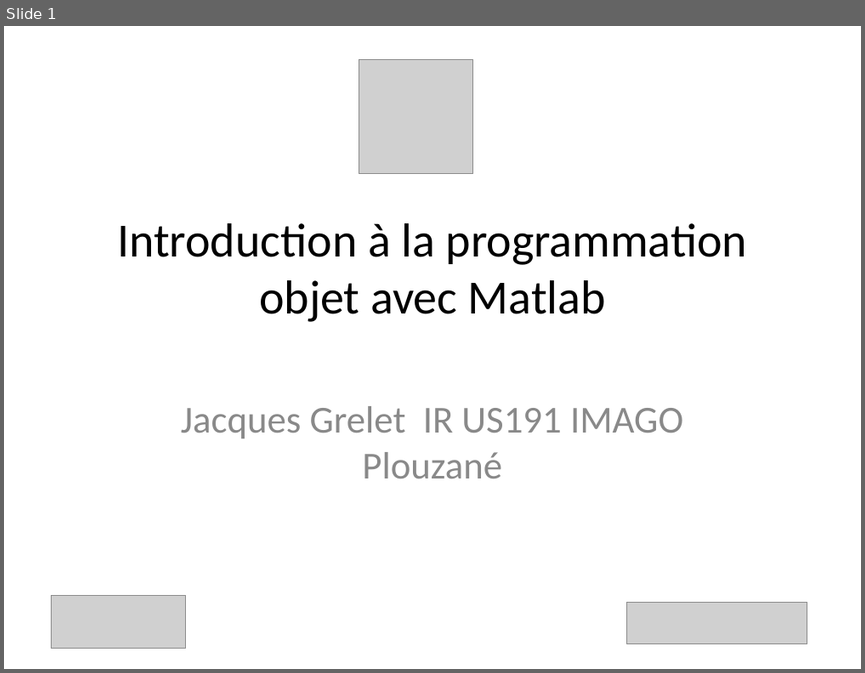
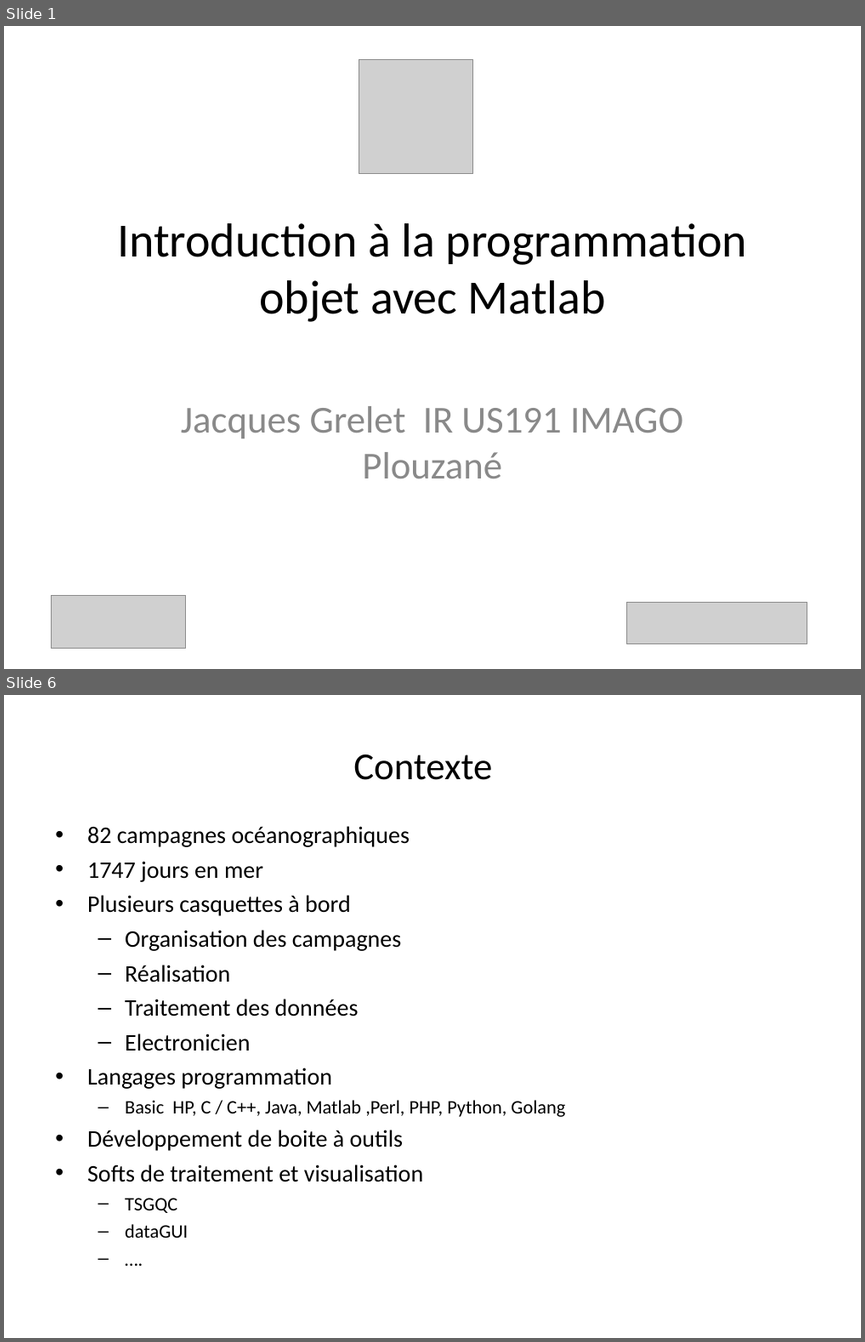
Before and after one commit to jgrelet/course-object-programing-with-Matlab, a slide deck: Introduction à la programmation objet avec Matlab.ppt. Shown one above the other, each under a label of ours: slide 1 before the commit, slides 1 and 6 after it; the slides between them are not shown. The pictures are 865x673 and 865x1342 pixels, drawn with LibreOffice and Linux fonts; fonts in the diff are those of the drawing; grey boxes stand for pictures. Boxes give left, top, right and bottom in pixels: in the first picture for what was removed or moved away, otherwise in the second. Text is boxed around its words. In the diff, an @@ line names an element or a change of style, - is before the commit and + after.

```diff
--- a/Introduction à la programmation objet avec Matlab.ppt
+++ b/Introduction à la programmation objet avec Matlab.ppt
@@ slide 6 added at (4,695,861,1338), background #FFFFFF @@
@@ title added at (353,755,492,780), 32 pt, text #000000 @@
+Contexte
@@ text added at (87,826,565,1237), 20 pt, text #000000 @@
+• 82 campagnes océanographiques
+• 1747 jours en mer
+• Plusieurs casquettes à bord
+  – Organisation des campagnes
+  – Réalisation
+  – Traitement des données
+  – Electronicien
+• Langages programmation
+  – Basic HP, C / C++, Java, Matlab ,Perl, PHP, Python, Golang
+• Développement de boite à outils
+• Softs de traitement et visualisation
+  – TSGQC
+  – dataGUI
+  – ….
```
Also in this commit, not shown: 5 slides changed, 11 other slides added, 10 slides removed, 8 other files.
